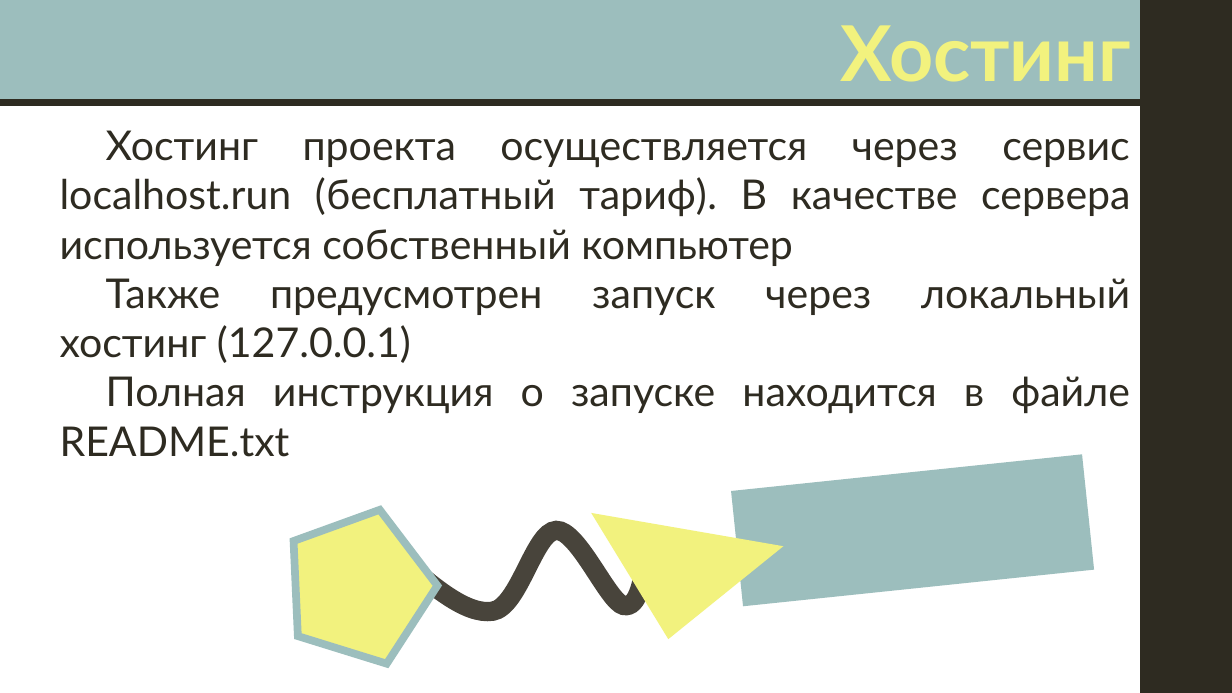
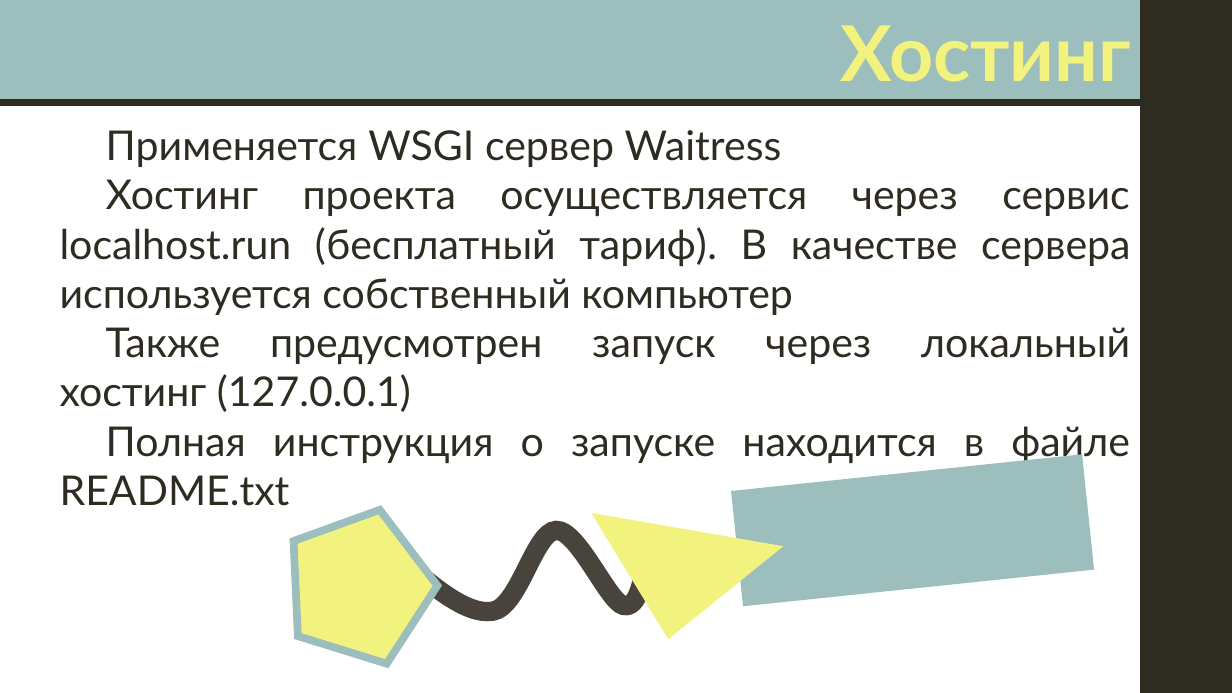
Before and after one commit to Yarbick/AskAndLearn, a slide deck: slide 28 of Описание и защита проекта/Защита проекта по Flask. AskAndLearn. Ярбилов Ильяс Робертович Яндекс Лицей ДГУ 2 год.pptx. Drawn at 1232x693 pixels with LibreOffice and Linux fonts; fonts in the diff are those of the drawing. Boxes give left, top, right and bottom in pixels: in the first picture for what was removed or moved away, otherwise in the second. Text is boxed around its words. In the diff, an @@ line names an element or a change of style, - is before the commit and + after.

Commit message:
Настроен WSGI сервер Waitress, багфиксы
 * Настроен WSGI сервер Waitress:
   config.py:
     1. Созданы настройки для WSGI сервера

   main.py:
     1. Изменён запуск приложения на запуск WSGI сервера

```diff
--- a/Описание и защита проекта/Защита проекта по Flask. AskAndLearn. Ярбилов Ильяс Робертович Яндекс Лицей ДГУ 2 год.pptx
+++ b/Описание и защита проекта/Защита проекта по Flask. AskAndLearn. Ярбилов Ильяс Робертович Яндекс Лицей ДГУ 2 год.pptx
@@ text at box(106, 130, 782, 167): paragraph added @@
+Применяется WSGI сервер Waitress
```
Also in this commit, not shown: 6 other files.
